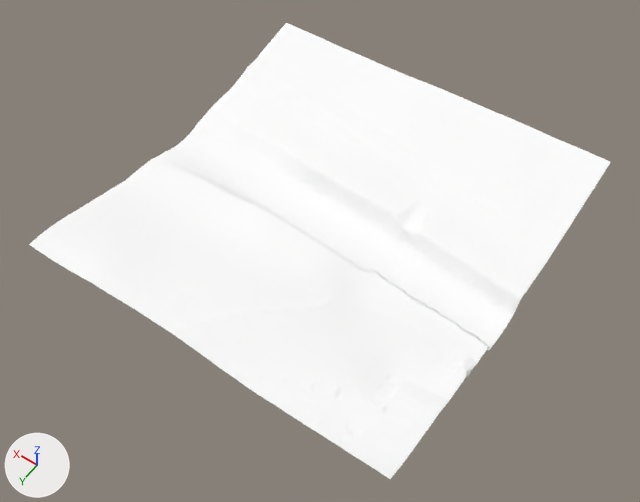
Two versions of the glTF model games/yorimichi/assets/belmonte/meshes/SM_BM_BT_Terrain_4_1.glb, one commit apart.
The view is the same before and after, from a 50 mm camera at (-78.0, 79.0, 403.0) aimed at (121.0, -199.0, -34.0). Lighting does not change. The marker at lower left points along +X, +Y and +Z. The older version comes first.

Script lines for the objects in view, before the commit:
```python
me_sm_bt_terrain_4_1 = bpy.data.meshes.new('SM_BT_Terrain_4_1')
me_sm_bt_terrain_4_1.from_pydata(...)  # 8164 vertices, 16104 faces; spans x 0.0..256.0, y -344.0..-88.0, z -35.0..-4.0
me_sm_bt_terrain_4_1.materials.append(mat_bm_000_m_terrain_029)
ob_sm_bm_bt_terrain_4_1 = bpy.data.objects.new('SM_BM_BT_Terrain_4_1', me_sm_bt_terrain_4_1)
ob_sm_bm_bt_terrain_4_1.location = (0.0, 0.0, 0.0)
```
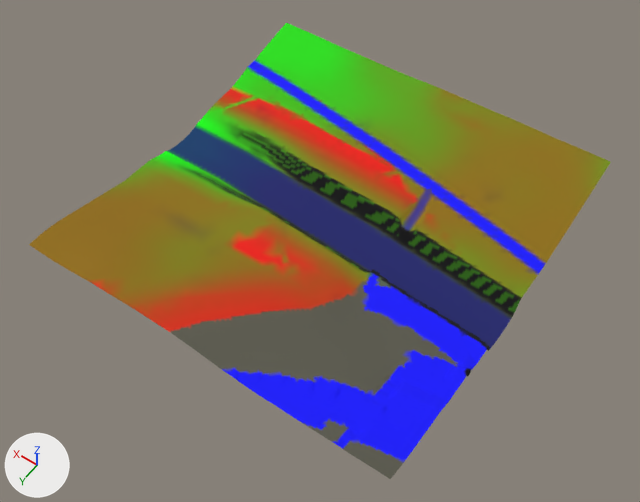
Boxes (x1, y1, x2, y2) around the edits, measured in the pictures (640 x 502 px):
part 1 of me_sm_bt_terrain_4_1, recoloured
    both: (222, 61, 545, 463)
part 2 of me_sm_bt_terrain_4_1, recoloured (darker)
    both: (143, 23, 547, 479)
part 3 of me_sm_bt_terrain_4_1, recoloured (darker)
    both: (29, 79, 611, 333)

Patch to the scene script:
```diff
--- a/games/yorimichi/assets/belmonte/meshes/SM_BM_BT_Terrain_4_1.glb.py
+++ b/games/yorimichi/assets/belmonte/meshes/SM_BM_BT_Terrain_4_1.glb.py
@@ me_sm_bt_terrain_4_1 @@
 me_sm_bt_terrain_4_1.from_pydata(...)  # 8164 vertices, 16104 faces; spans x 0.0..256.0, y -344.0..-88.0, z -35.0..-4.0
 # used by ob_sm_bm_bt_terrain_4_1; location = (0.0, 0.0, 0.0)
+# me_sm_bt_terrain_4_1 part 1: 3601 faces centred in x 0.0..255.0, y -305.0..-89.0, z -24.0..-11.0 are repainted in the vertex colours; the middle colour goes from white #ffffff to blue #0000ff
+# me_sm_bt_terrain_4_1 part 2: 9179 faces centred in x 0.0..255.0, y -342.0..-89.0, z -35.0..-7.0 are repainted in the vertex colours; the middle colour goes from white #ffffff to dark green #254200
+# me_sm_bt_terrain_4_1 part 3: 3324 faces centred in x 0.0..254.0, y -342.0..-89.0, z -27.0..-4.0 are repainted in the vertex colours; the middle colour goes from white #ffffff to yellow #8d6f00
 me_sm_bt_terrain_4_1.materials.append(mat_bm_000_m_terrain_029)
```
